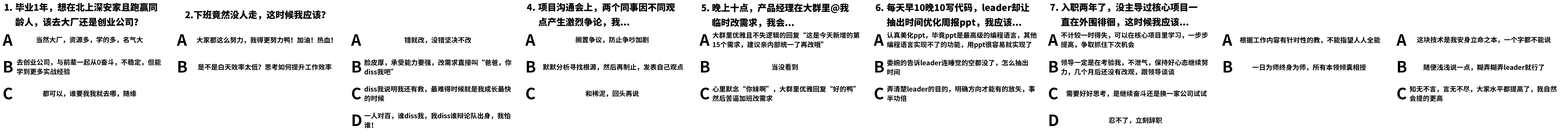
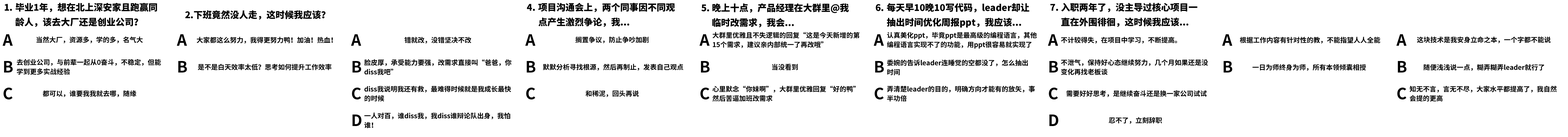
Before/after of a w=1568, h=137 layered artwork. What changed in the layer stack:
renamed "领导一定是在考验我，不泄气，保持好心态继续努力，几个月后还没有改观，跟领导谈谈" to "不泄气，保持好心态继续努力，几个月如果还是没变化再找老板谈", painted on it over [left=1060, top=59, right=1209, bottom=76]
renamed "不计较一时得失，可以在核心项目里学习，一步步提高，争取抓住下次机会" to "不计较得失，在项目中学习，不断提高。", painted on it over [left=1060, top=31, right=1208, bottom=49]
